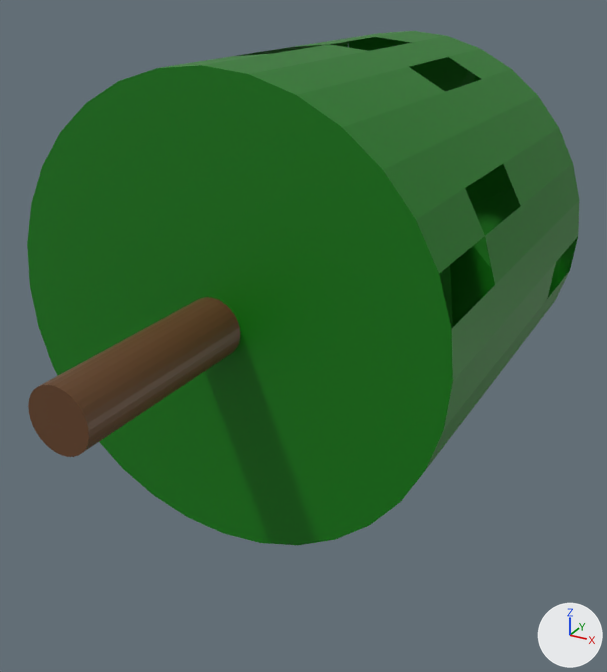
The Blender file Assets/Blender/willow.blend as it was, and as the next commit left it.
Before and after are seen from a 50 mm camera at (-18.35, -1.78, 3.84) aimed at (-20.25, 1.68, 2.11). Arrows for +X, +Y and +Z are at lower right; the lights stay in place.

The older version as bpy lines, for what is in view:
```python
me_cylinder_002 = bpy.data.meshes.new('Cylinder.002')
me_cylinder_002.from_pydata(...)  # 229 vertices, 180 faces; spans x -3.12..3.12, y 0.06..9.48, z 3.88..10.12
# faces by material slot: [34, 146]
me_cylinder_002.materials.append(mat_material_002)  # brown #664226
me_cylinder_002.materials.append(mat_material_001)  # dark green #087908
ob_willow = bpy.data.objects.new('Willow', me_cylinder_002)
ob_willow.location = (-20.295, 0.0, 0.0)
ob_willow.scale = (0.346, 0.346, 0.346)
```
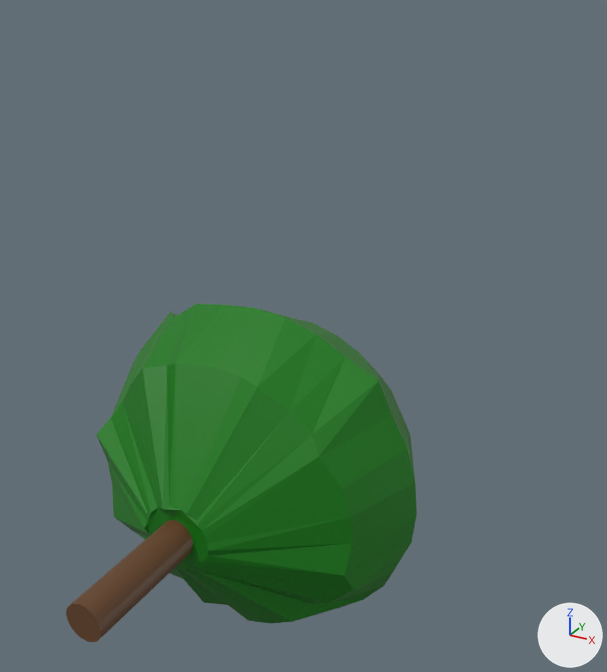
Commit message: Better bush
pffft!

What differs and where, as boxes [x1, y1, x2, y2] in the pictures (607 x 672 px):
'Willow', reshaped, rescaled (36% narrower, 34% shorter): before [27, 31, 579, 545]; after [66, 304, 417, 642]
part 1 of me_cylinder_002, built on: before [27, 31, 579, 545]; after [70, 304, 417, 638]

The edits, one by one:
me_cylinder_002 is used by ob_willow; location (-20.295, 0.0, 0.0); scale (0.346, 0.346, 0.346).
me_cylinder_002 had 229 vertices, 180 faces and spanned x -3.12..3.12, y 0.06..9.48, z 3.88..10.12.
me_cylinder_002 now has 229 vertices, 201 faces and spans x -3.85..3.86, y 0.06..9.08, z 3.14..10.85.
Part 1, on me_cylinder_002:
3 vertices are removed from x 0.0..3.11, y 2.76, z 3.89..10.11.
7 faces are deleted.
32 vertices in x -0.39..0.39, y 2.8, z 6.61..7.39 move by (0.0, 0.56, 0.0).
120 vertices move from x -3.12..3.12, y 2.76..9.48, z 3.88..10.12 to x -3.85..3.86, y 2.65..9.08, z 3.14..10.85.
3 vertices are added at (0.01, 2.75, 7.73), (0.01, 2.75, 6.26), (0.74, 2.71, 6.99).
28 new faces join them, mat_material_001 (dark green #087908).
Object 'Willow' (ob_willow) is rescaled from (0.346, 0.346, 0.346) to (0.221, 0.221, 0.221).
